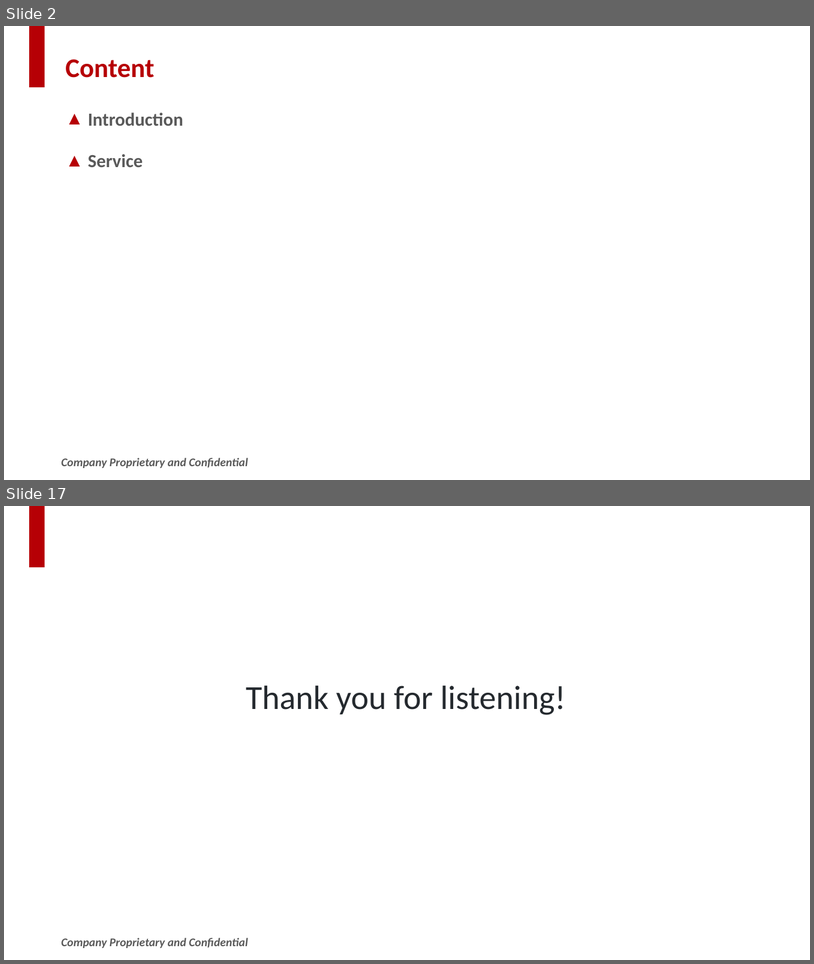
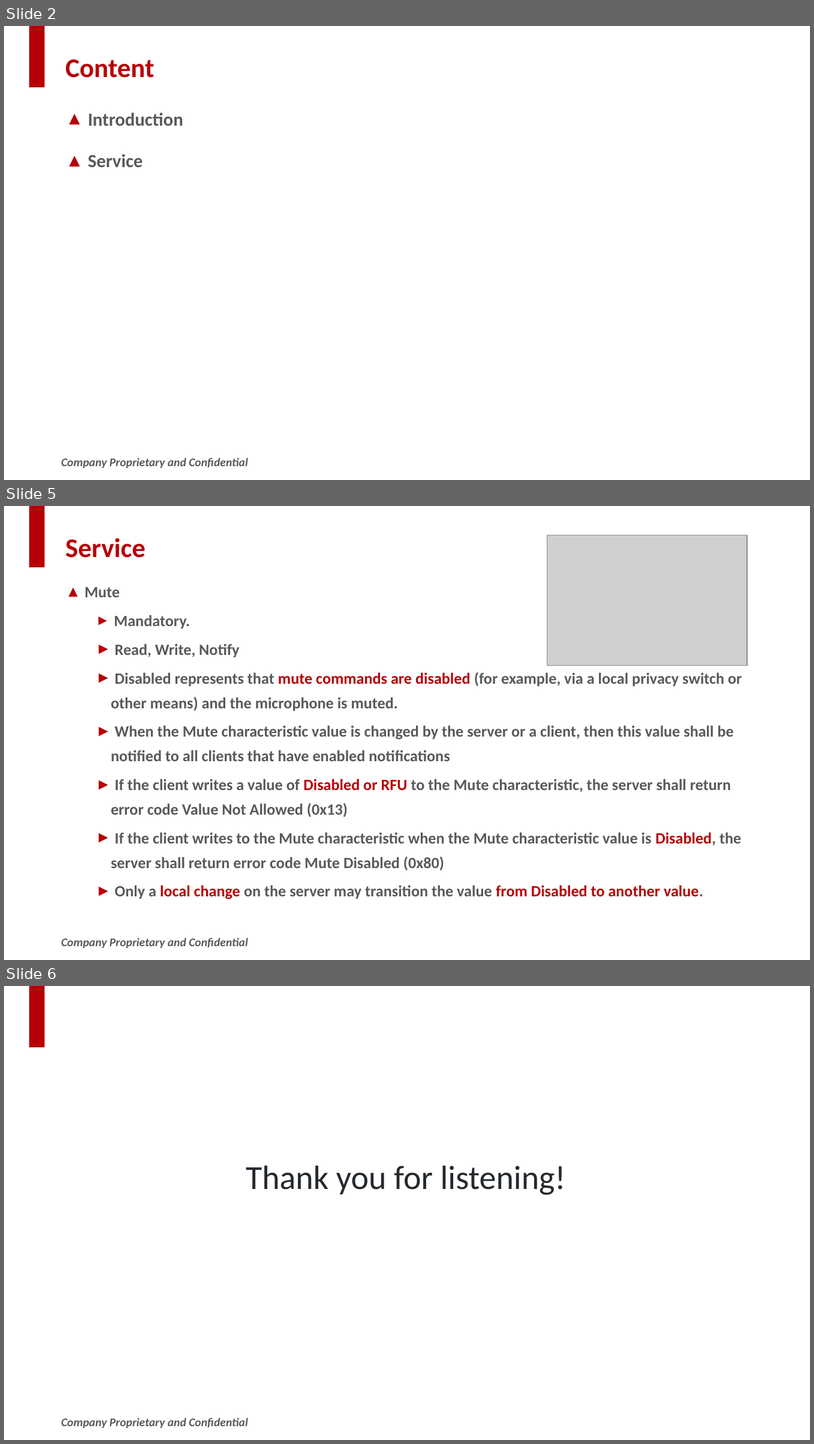
Before and after one commit to SWJTUjch/obsidian, a slide deck: Bluetooth/LE Audio/MICS/LE_Audio_MICS_MICP_sharing.pptx. Shown one above the other, each under a label of ours: slides 2 and 17 before the commit, slides 2, 5 and 6 after it; the slides between them are not shown. The pictures are 814x964 and 814x1444 pixels, drawn with LibreOffice and Linux fonts; fonts in the diff are those of the drawing; grey boxes stand for pictures; background and template pictures are left out. Boxes give left, top, right and bottom in pixels: in the first picture for what was removed or moved away, otherwise in the second. Text is boxed around its words. In the diff, an @@ line names an element or a change of style, - is before the commit and + after.

```diff
--- a/Bluetooth/LE Audio/MICS/LE_Audio_MICS_MICP_sharing.pptx
+++ b/Bluetooth/LE Audio/MICS/LE_Audio_MICS_MICP_sharing.pptx
@@ slide 5 added at (4,506,810,960), background #FFFFFF; not listed: 2 template elements that a slide beside it also shows @@
@@ title added at (65,538,145,558), 32 pt, text #B60005, bold @@
+Service
@@ picture added at (547,535,747,666) @@
@@ text added at (84,587,742,899), 18.7 pt, text #595959, bold @@
+▲ Mute
+  ► Mandatory.
+  ► Read, Write, Notify
+  ► Disabled represents that mute commands are disabled (for example, via a local privacy switch or other means) and the microphone is muted.
+  ► When the Mute characteristic value is changed by the server or a client, then this value shall be notified to all clients that have enabled notifications
+  ► If the client writes a value of Disabled or RFU to the Mute characteristic, the server shall return error code Value Not Allowed (0x13)
+  ► If the client writes to the Mute characteristic when the Mute characteristic value is Disabled, the server shall return error code Mute Disabled (0x80)
+  ► Only a local change on the server may transition the value from Disabled to another value.
@@ what was slide 17 is now slide 6 @@
```
Also in this commit, not shown: 2 slides changed, 1 other slide added, 13 slides removed.
